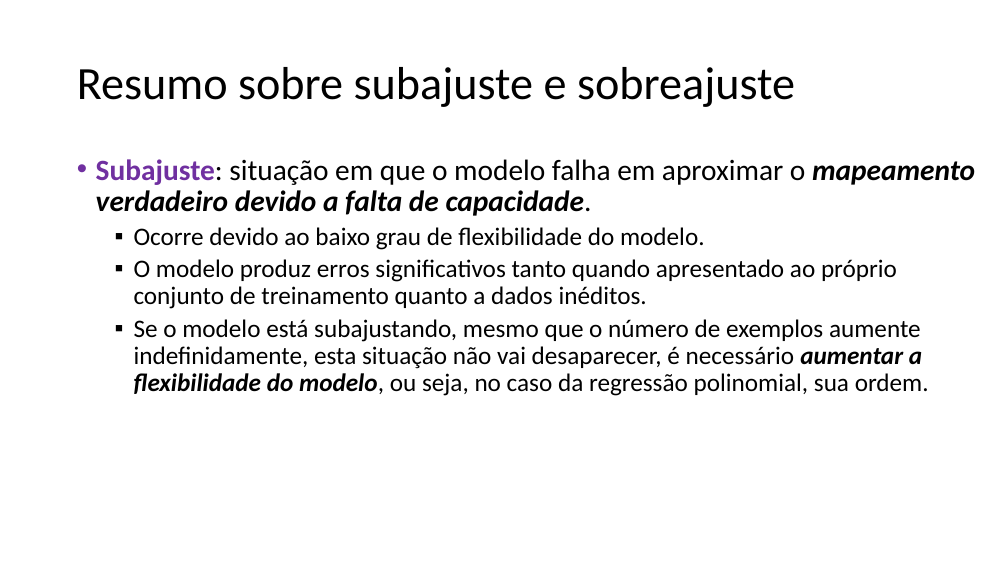
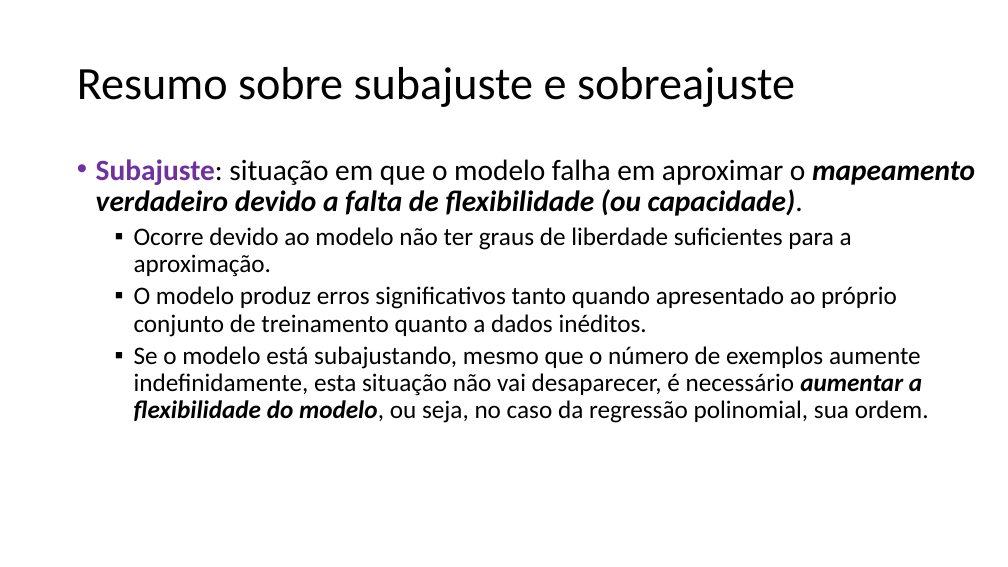
Before and after one commit to zz4fap/t319_aprendizado_de_maquina, a slide deck: slide 22 of slides/T319_Regressão_Linear (Parte IV).pptx. Drawn at 1008x567 pixels with LibreOffice and Linux fonts; fonts in the diff are those of the drawing. Boxes give left, top, right and bottom in pixels: in the first picture for what was removed or moved away, otherwise in the second. Text is boxed around its words. In the diff, an @@ line names an element or a change of style, - is before the commit and + after.

```diff
--- a/slides/T319_Regressão_Linear (Parte IV).pptx
+++ b/slides/T319_Regressão_Linear (Parte IV).pptx
@@ text at [96, 159, 975, 277]: text changed @@
-• Subajuste: situação em que o modelo falha em aproximar o mapeamento verdadeiro devido a falta de capacidade.
-  ▪ Ocorre devido ao baixo grau de flexibilidade do modelo.
+• Subajuste: situação em que o modelo falha em aproximar o mapeamento verdadeiro devido a falta de flexibilidade (ou capacidade).
+  ▪ Ocorre devido ao modelo não ter graus de liberdade suficientes para a aproximação.
```
Also in this commit, not shown: 3 other slides changed, 1 other file.
